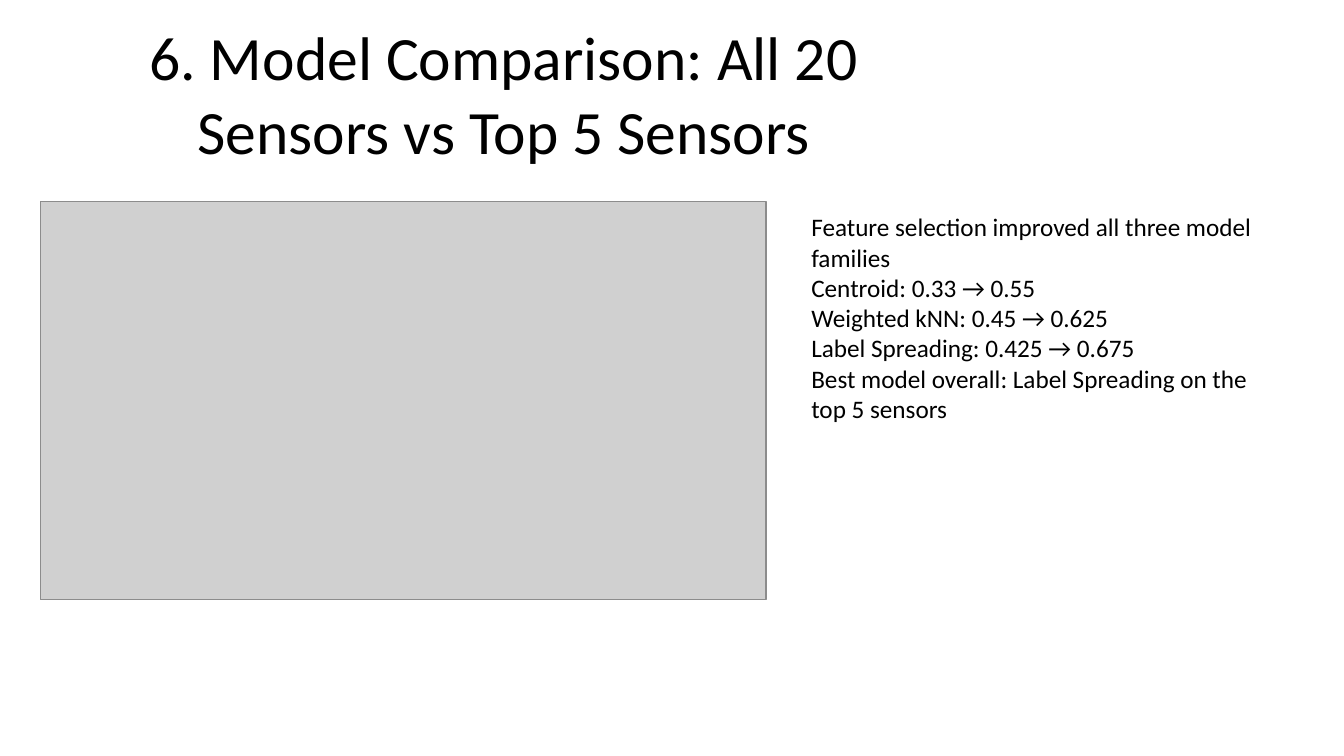
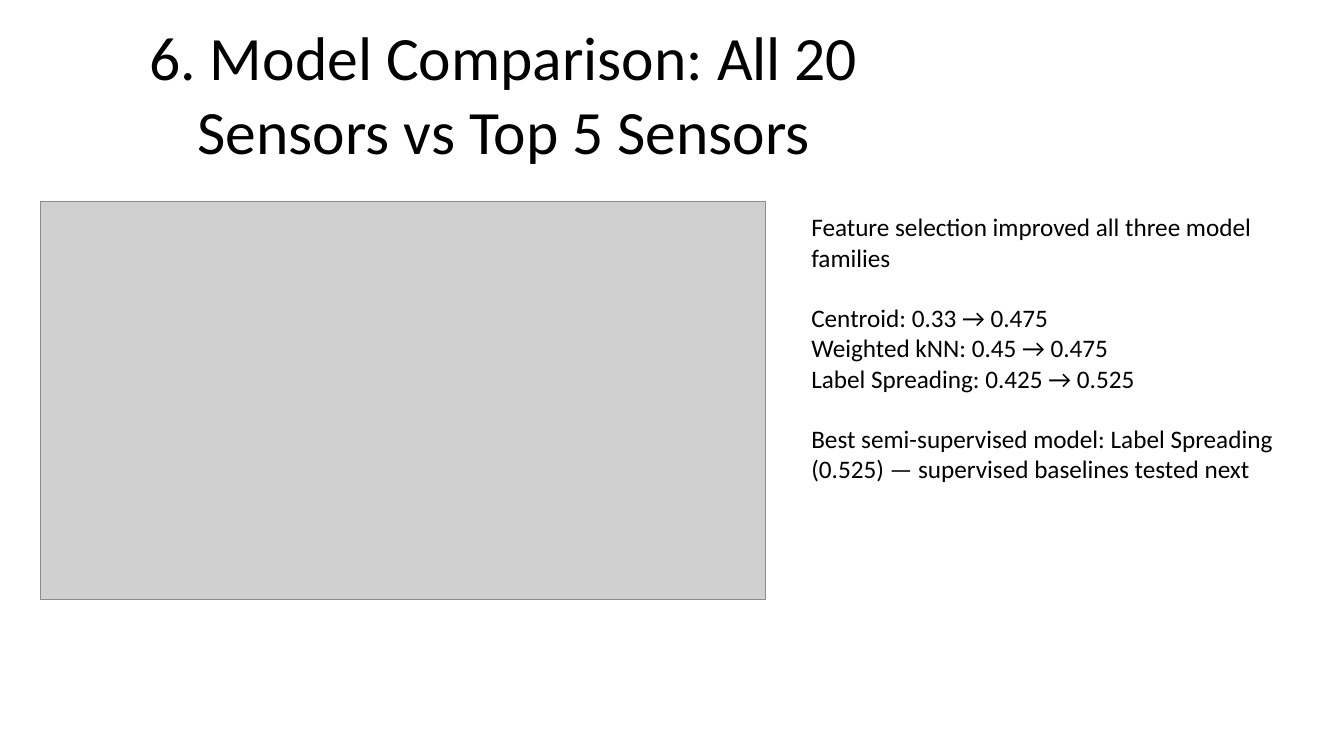
Before and after one commit to hadareal/sensor-failure-clustering, a slide deck: slide 7 of presentation/ML6_machine_failure_presentation_final.pptx. Drawn at 1344x756 pixels with LibreOffice and Linux fonts; fonts in the diff are those of the drawing; grey boxes stand for pictures. Boxes give left, top, right and bottom in pixels: in the first picture for what was removed or moved away, otherwise in the second. Text is boxed around its words. In the diff, an @@ line names an element or a change of style, - is before the commit and + after.

Commit message:
Add supervised baselines and select Random Forest

```diff
--- a/presentation/ML6_machine_failure_presentation_final.pptx
+++ b/presentation/ML6_machine_failure_presentation_final.pptx
@@ text at box(811, 309, 1273, 482): text changed @@
-Centroid: 0.33 → 0.55
-Weighted kNN: 0.45 → 0.625
-Label Spreading: 0.425 → 0.675
-Best model overall: Label Spreading on the top 5 sensors
+Centroid: 0.33 → 0.475
+Weighted kNN: 0.45 → 0.475
+Label Spreading: 0.425 → 0.525
+Best semi-supervised model: Label Spreading (0.525) — supervised baselines tested next
```
Also in this commit, not shown: 10 other slides changed, 1 slide added, 4 other files.
